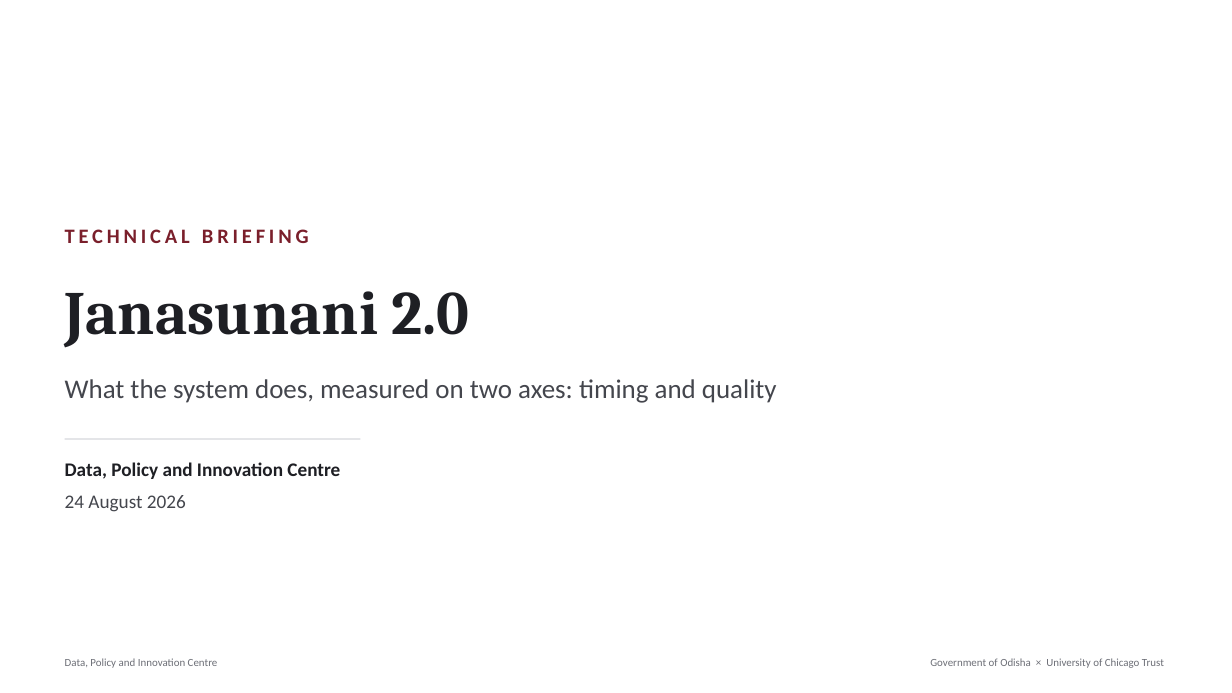
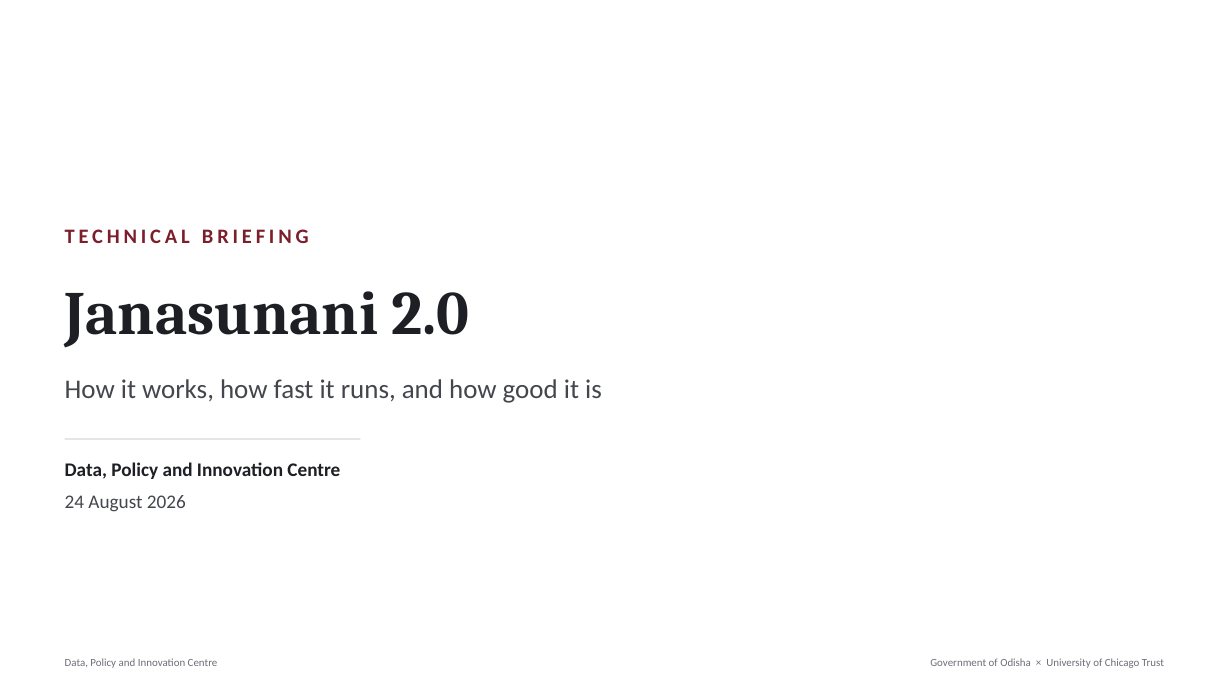
Before and after one commit to Data-Policy-and-Innovation-Centre/janasunani, a slide deck: slide 1 of docs/presentations/2026-08-24-timing-quality/Janasunani_2.0_Timing_and_Quality.pptx. Drawn at 1232x693 pixels with LibreOffice and Linux fonts; fonts in the diff are those of the drawing. Boxes give left, top, right and bottom in pixels: in the first picture for what was removed or moved away, otherwise in the second. Text is boxed around its words. In the diff, an @@ line names an element or a change of style, - is before the commit and + after.

```diff
--- a/docs/presentations/2026-08-24-timing-quality/Janasunani_2.0_Timing_and_Quality.pptx
+++ b/docs/presentations/2026-08-24-timing-quality/Janasunani_2.0_Timing_and_Quality.pptx
@@ text at bbox=[65, 379, 602, 403]: text changed @@
-What the system does, measured on two axes: timing and quality
+How it works, how fast it runs, and how good it is
```
Also in this commit, not shown: 3 other slides changed, 2 slides added, 7 slides removed, 6 other files.
